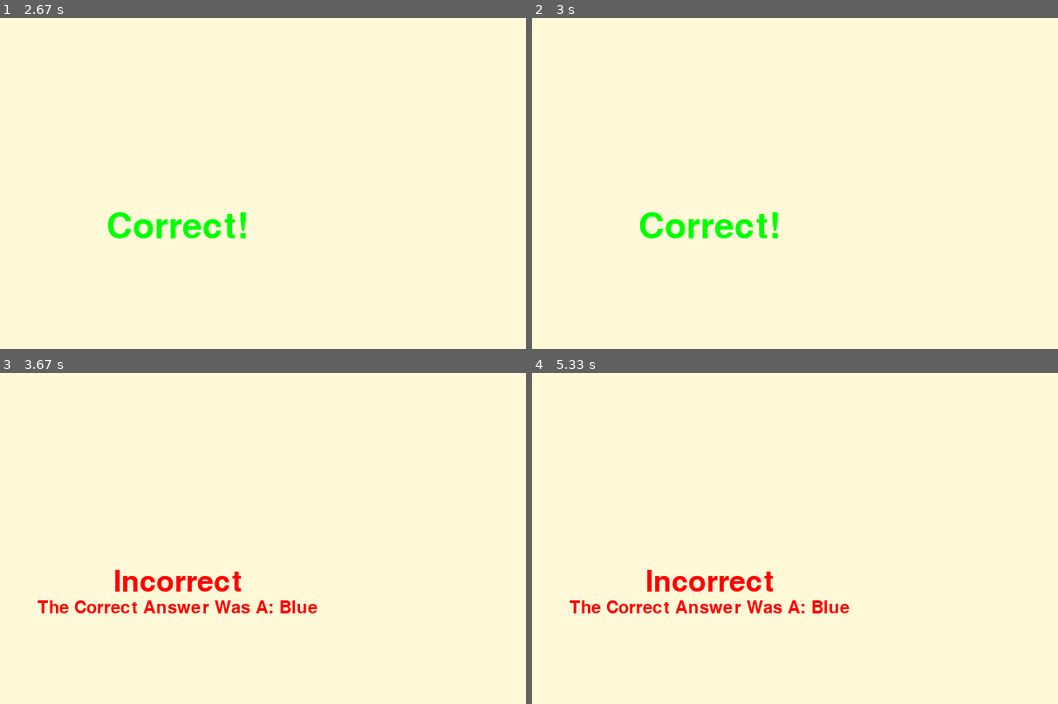
Above: before the commit, frames 1-4 (two rows, left to right).
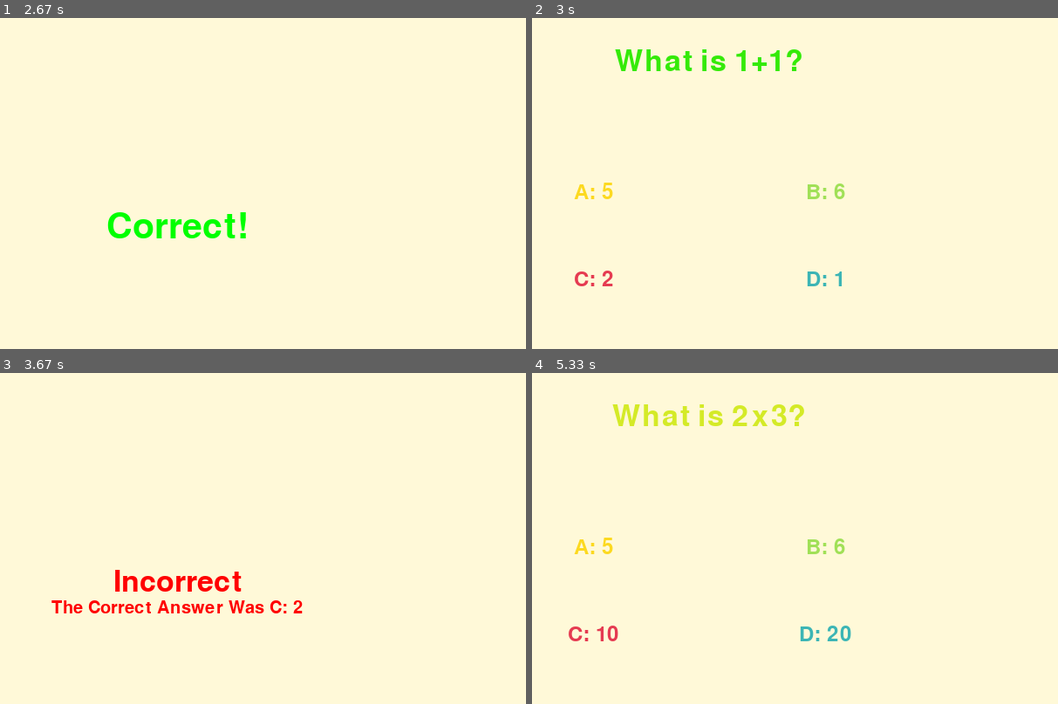
Above: after the commit, the same moments.

Repository: danielchriscarter/PiRight
Game: pygame game, started from home.py
The game is run twice, just before and just after one commit, with the same random seed, the same clock (stepped at 60 frames per second) and the same inputs.
Inputs (mouse positions are in pixels of both pictures, inside the frame that each line leads up to):
- Up to frame 1 (2.67 s): click (178, 226) at 0.38 s; hold D 0.67-1.13 s; move the mouse to (278, 80) at 0.7 s; click (257, 262) at 1.22 s; hold A 2-2.53 s
- Up to frame 2 (3 s): no input
- Up to frame 3 (3.67 s): hold D 3-3.63 s
- Up to frame 4 (5.33 s): tap C at 4.17 s; hold D 4.5-4.97 s; click (684, 512) at 5.05 s

Frame 1 is identical in both runs. In frame 2, 2.4% of the frame differs, in the area x 7-60%, y 9-82%; in frame 3, 1.2%; in frame 4, 3.4%, in the area x 6-61%, y 9-82%.

Commit message:
Added delay between questions and at end

Diff:
--- a/home.py
+++ b/home.py
@@ -4,6 +4,7 @@
 import teacher
 import pygame_output
 from pygame.locals import *
+from pygame_funcs import *
 
 class HomeScreen(pygame.sprite.Sprite):
 
@@ -44,40 +45,23 @@
                         #Window.Main()
 
                 if event.type == MOUSEBUTTONDOWN and event.button == 1:
-                    if(self.DetectCollision(btn_teacher, pygame.mouse.get_pos())):
+                    if(DetectCollision(btn_teacher, pygame.mouse.get_pos())):
                         Window = teacher.TeacherMode(self.screen)
                         Window.Main()
-                    elif(self.DetectCollision(btn_exit, pygame.mouse.get_pos())):
+                    elif(DetectCollision(btn_exit, pygame.mouse.get_pos())):
                         pygame.quit()
                         sys.exit()
-                    elif(self.DetectCircularCollision(centre_play, radius_play, pygame.mouse.get_pos())):
+                    elif(DetectCircularCollision(centre_play, radius_play, pygame.mouse.get_pos())):
                         quiz = logic.Quiz("./data/questions.csv")
                         Window = pygame_output.PygameOutput(self.width, self.height, self.screen, quiz, [24,25,7,8])
                         Window.Main()
 
             if pygame.font:
-                self.DisplayText("PLAY!", 64, (255,255,255), x=400, y=240)
-                self.DisplayText("Teacher Mode", 18, (255,255,255), x=640, y=25)
-                self.DisplayText("Exit", 18, (255,255,255), x=750, y=25)
+                DisplayText(self.screen, "PLAY!", 64, (255,255,255), x=400, y=240)
+                DisplayText(self.screen, "Teacher Mode", 18, (255,255,255), x=640, y=25)
+                DisplayText(self.screen, "Exit", 18, (255,255,255), x=750, y=25)
 
             pygame.display.update()
 
-    def DisplayText(self,text, size, colour, x=0, y=0):
-        font = pygame.font.Font(None, size)
-        text = font.render(text, 1, (colour))
-        textpos = text.get_rect(centerx=x, centery=y)
-        self.screen.blit(text, textpos)
-
-    def DetectCollision(self, boxPos, mousePos):
-        if(mousePos[0]>boxPos[0] and mousePos[0] < boxPos[0]+boxPos[2] and mousePos[1] > boxPos[1] and mousePos[1] < boxPos[1]+boxPos[3]):
-                return True
-        return False
-
-    def DetectCircularCollision(self, circlePos, radius, mousePos):
-        if(((circlePos[0]-mousePos[0])**2 + (circlePos[1]-mousePos[1])**2)<=(radius**2)):
-            return True
-        return False
-
-
 Window = HomeScreen()
 Window.Main()
--- /dev/null
+++ b/pygame_funcs.py
@@ -0,0 +1,18 @@
+import pygame
+
+def DisplayText(screen, text, size, colour, x=0, y=0):
+    font = pygame.font.Font(None, size)
+    text = font.render(text, 1, (colour))
+    textpos = text.get_rect(centerx=x, centery=y)
+    screen.blit(text, textpos)
+
+def DetectCollision(boxPos, mousePos):
+    if(mousePos[0]>boxPos[0] and mousePos[0] < boxPos[0]+boxPos[2] and mousePos[1] > boxPos\
+[1] and mousePos[1] < boxPos[1]+boxPos[3]):
+            return True
+    return False
+
+def DetectCircularCollision(circlePos, radius, mousePos):
+    if(((circlePos[0]-mousePos[0])**2 + (circlePos[1]-mousePos[1])**2)<=(radius**2)):
+        return True
+    return False
--- a/pygame_output.py
+++ b/pygame_output.py
@@ -7,6 +7,7 @@
 import buttons
 import re
 import virtualKeyboard
+from pygame_funcs import *
 
 class PygameOutput(pygame.sprite.Sprite):
 
@@ -21,9 +22,11 @@
     def Main(self):
         answered = False
         finished = False
+        ans_waiting = False
         index = 0
         startTime = time.time()
         colour = self.RandomiseColour()
+        back_btn = (300,300,200,120)
 
         while 1:
             self.screen.fill((255, 249, 216))
@@ -54,6 +57,11 @@
                     pygame.quit()
                     sys.exit()
 
+                if event.type == MOUSEBUTTONDOWN and event.button == 1:
+                    if(finished==True and answered==False):
+                        if(DetectCollision(back_btn, pygame.mouse.get_pos())):
+                            return
+
                 #This is all test code - to be removed in final version
                 if event.type == KEYDOWN:
                     if event.key == K_q and pygame.key.get_mods() and KMOD_CTRL:
@@ -72,55 +80,58 @@
                     elif event.key == K_d:
                         self.quiz.questions[index].answer = "d"
                         answered = True
-                    elif event.key == K_RETURN and answered==True and finished==False:
-                        self.quiz.questions[index].duration = time.time() - startTime
-                        if self.quiz.questions[index].checkAnswer():
-                            self.quiz.questions_score = self.quiz.questions_score + 1
 
-                        if(index==len(self.quiz.questions)-1):
-                            finished = True
-                        else:
-                            answered = False;
-                            index += 1
-                            startTime = time.time()
-                            colour = self.RandomiseColour()
+            if(answered==True and finished==False):
+                if(ans_waiting == False):
+                    self.quiz.questions[index].duration = time.time() - startTime
+                    if self.quiz.questions[index].checkAnswer():
+                        self.quiz.questions_score = self.quiz.questions_score + 1
+                    startTime = time.time()
+                    ans_waiting = True
+                elif((time.time()-startTime)>2):
+                    startTime = time.time()
+                    if(index==len(self.quiz.questions)-1):
+                        finished = True
+                    else:
+                        index += 1
+                        colour = self.RandomiseColour()
+                        answered = False
+                        ans_waiting = False
 
             if pygame.font:
                 if(finished==True):
                     timeTaken = round(self.quiz.totalTime(),2)
-                    self.DisplayText("Your score is: " + str(self.quiz.questions_score),60, (255,0,0), x=self.width/2, y=self.height/4)
-                    self.DisplayText("Total Time: " + str(timeTaken) + "s", 60, (255,0,0), x=self.width/2, y=3*self.height/4)
+                    DisplayText(self.screen, "Your score is: " + str(self.quiz.questions_score),60, (255,0,0), x=self.width/2, y=self.height/4)
+                    DisplayText(self.screen, "Total Time: " + str(timeTaken) + "s", 60, (255,0,0), x=self.width/2, y=self.height/2)
                     if(answered==True):
-                        vkeybd = virtualKeyboard.VirtualKeyboard(self.screen)
-                        self.SaveScore(vkeybd.run(""), self.quiz.questions_score, timeTaken)
-                        answered = False
+                        DisplayText(self.screen, "Please enter your name", 40, (255,0,0), x=self.width/2, y=3*self.height/4)
+                        if((time.time()-startTime)>5):
+                            vkeybd = virtualKeyboard.VirtualKeyboard(self.screen)
+                            self.SaveScore(vkeybd.run(""), self.quiz.questions_score, timeTaken)
+                            answered = False
+                    else:
+                        self.rect = pygame.draw.rect(self.screen, (160,224,87), back_btn, 0)
+                        DisplayText(self.screen, "Main Menu", 40, (255,255,255), x=400, y=360)
 
+                #If user hasn't finished
                 elif(answered==False):
                     self.DisplayQuestion(index, colour)
                 else:
                     if self.quiz.questions[index].checkAnswer():
-                        self.DisplayText("Correct!", 60, (0,255,0), x=self.width/2, y=self.height/2)
+                        DisplayText(self.screen, "Correct!", 60, (0,255,0), x=self.width/2, y=self.height/2)
                     else:
-                        self.DisplayText("Incorrect", 50, (255,0,0), x=self.width/2, y=self.height/2)
-                        self.DisplayText("The Correct Answer Was " + self.quiz.questions[index].printCorrectAnswer(),  30, (255,0,0), x=self.width/2, y=self.height/2+30)
+                        DisplayText(self.screen, "Incorrect", 50, (255,0,0), x=self.width/2, y=self.height/2)
+                        DisplayText(self.screen, "The Correct Answer Was " + self.quiz.questions[index].printCorrectAnswer(),  30, (255,0,0), x=self.width/2, y=self.height/2+30)
 
 
             pygame.display.update()
 
-    def DisplayText(self,text, size, colour, x=0, y=0):
-        font = pygame.font.Font(None, size)
-        text = font.render(text, 1, (colour))
-        textpos = text.get_rect(centerx=x, centery=y)
-        self.screen.blit(text, textpos)
-
     def DisplayQuestion(self,index, colour):
-        self.DisplayText(self.quiz.questions[index].text,50, colour ,x=self.width/2, y= 50)
-        self.DisplayText("A: " + self.quiz.questions[index].choices['a'], 35, (252,217,32),x=self.width/3, y=200)
-        self.DisplayText("B: " + self.quiz.questions[index].choices['b'], 35, (160,224,87),x=2*self.width/3, y=200)
-        self.DisplayText("C: " + self.quiz.questions[index].choices['c'], 35, (229,59,81),x=self.width/3, y=300)
-        self.DisplayText("D: " + self.quiz.questions[index].choices['d'], 35, (60,181,181),x=2*self.width/3, y=300)
-
-    #def AnswerBox(
+        DisplayText(self.screen, self.quiz.questions[index].text,50, colour ,x=self.width/2, y= 50)
+        DisplayText(self.screen, "A: " + self.quiz.questions[index].choices['a'], 35, (252,217,32),x=self.width/3, y=200)
+        DisplayText(self.screen, "B: " + self.quiz.questions[index].choices['b'], 35, (160,224,87),x=2*self.width/3, y=200)
+        DisplayText(self.screen, "C: " + self.quiz.questions[index].choices['c'], 35, (229,59,81),x=self.width/3, y=300)
+        DisplayText(self.screen, "D: " + self.quiz.questions[index].choices['d'], 35, (60,181,181),x=2*self.width/3, y=300)
 
     def RandomiseColour(self):
         a = 0
--- a/teacher.py
+++ b/teacher.py
@@ -1,6 +1,7 @@
 import os, sys
 import pygame
 from pygame.locals import *
+from pygame_funcs import *
 
 class TeacherMode(pygame.sprite.Sprite):
 
@@ -9,6 +10,7 @@
 
     def Main(self):
         warning = False
+        # All buttons use x-position, y-position, x-size, y-size
         import_btn = (150, 150, 180,50)
         exit_btn = (150, 350, 180,50)
         export_btn = (470, 150, 180,50)
@@ -29,16 +31,16 @@
                         sys.exit()
 
                     if event.type == MOUSEBUTTONDOWN and event.button == 1:
-                        if(self.DetectCollision(yes_btn, pygame.mouse.get_pos())):
+                        if(DetectCollision(yes_btn, pygame.mouse.get_pos())):
                             os.system("gksudo ./scripts/clear.sh")
                             warning = False
-                        elif(self.DetectCollision(no_btn, pygame.mouse.get_pos())):
+                        elif(DetectCollision(no_btn, pygame.mouse.get_pos())):
                             warning = False
 
                 if pygame.font:
-                    self.DisplayText("Are you sure you wish to erase all scores?", 40, (255,255,255), x=400, y=50)
-                    self.DisplayText("Yes", 40, (255,255,255), x=240, y=340)
-                    self.DisplayText("No", 40, (255,255,255), x=560, y=340)
+                    DisplayText(self.screen, "Are you sure you wish to erase all scores?", 40, (255,255,255), x=400, y=50)
+                    DisplayText(self.screen, "Yes", 40, (255,255,255), x=240, y=340)
+                    DisplayText(self.screen, "No", 40, (255,255,255), x=560, y=340)
 
             else:
                 self.rect = pygame.draw.rect(self.screen, (255,0,0), import_btn,0)
@@ -51,36 +53,21 @@
                         pygame.quit()
                         sys.exit()
 
-                    #if event.type == KEYDOWN:
-                        #if event.key == K_RETURN:
-                            #os.system("gksudo ./scripts/import.sh")
-
                     if event.type == MOUSEBUTTONDOWN and event.button == 1:
-                        if(self.DetectCollision(import_btn, pygame.mouse.get_pos())):
+                        if(DetectCollision(import_btn, pygame.mouse.get_pos())):
                             os.system("gksudo ./scripts/import.sh")
-                        elif(self.DetectCollision(exit_btn, pygame.mouse.get_pos())):
+                        elif(DetectCollision(exit_btn, pygame.mouse.get_pos())):
                             return
-                        elif(self.DetectCollision(export_btn, pygame.mouse.get_pos())):
+                        elif(DetectCollision(export_btn, pygame.mouse.get_pos())):
                             os.system("gksudo ./scripts/export.sh")
-                        elif(self.DetectCollision(clear_btn, pygame.mouse.get_pos())):
+                        elif(DetectCollision(clear_btn, pygame.mouse.get_pos())):
                             warning = True
 
                 if pygame.font:
-                    self.DisplayText("Teacher Mode", 60, (255,255,255), x=400, y=50)
-                    self.DisplayText("Import questions", 30, (255,255,255), x=240, y=175)
-                    self.DisplayText("Exit", 30, (255,255,255), x=240, y=375)
-                    self.DisplayText("Export scores", 30, (255,255,255), x=560, y=175)
-                    self.DisplayText("Clear scores", 30, (255,255,255), x=560, y=375)
+                    DisplayText(self.screen, "Teacher Mode", 60, (255,255,255), x=400, y=50)
+                    DisplayText(self.screen, "Import questions", 30, (255,255,255), x=240, y=175)
+                    DisplayText(self.screen, "Exit", 30, (255,255,255), x=240, y=375)
+                    DisplayText(self.screen, "Export scores", 30, (255,255,255), x=560, y=175)
+                    DisplayText(self.screen, "Clear scores", 30, (255,255,255), x=560, y=375)
 
             pygame.display.update()
-
-    def DisplayText(self,text, size, colour, x=0, y=0):
-        font = pygame.font.Font(None, size)
-        text = font.render(text, 1, (colour))
-        textpos = text.get_rect(centerx=x, centery=y)
-        self.screen.blit(text, textpos)
-
-    def DetectCollision(self, boxPos, mousePos):
-        if(mousePos[0]>boxPos[0] and mousePos[0] < boxPos[0]+boxPos[2] and mousePos[1] > boxPos[1] and mousePos[1] < boxPos[1]+boxPos[3]):
-                return True
-        return False
